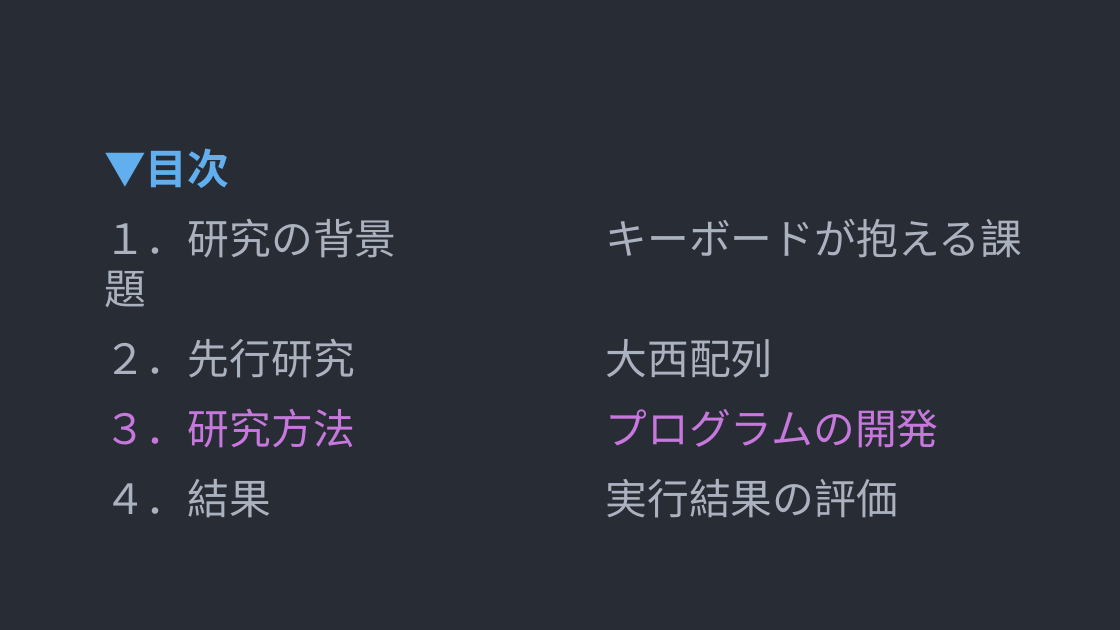
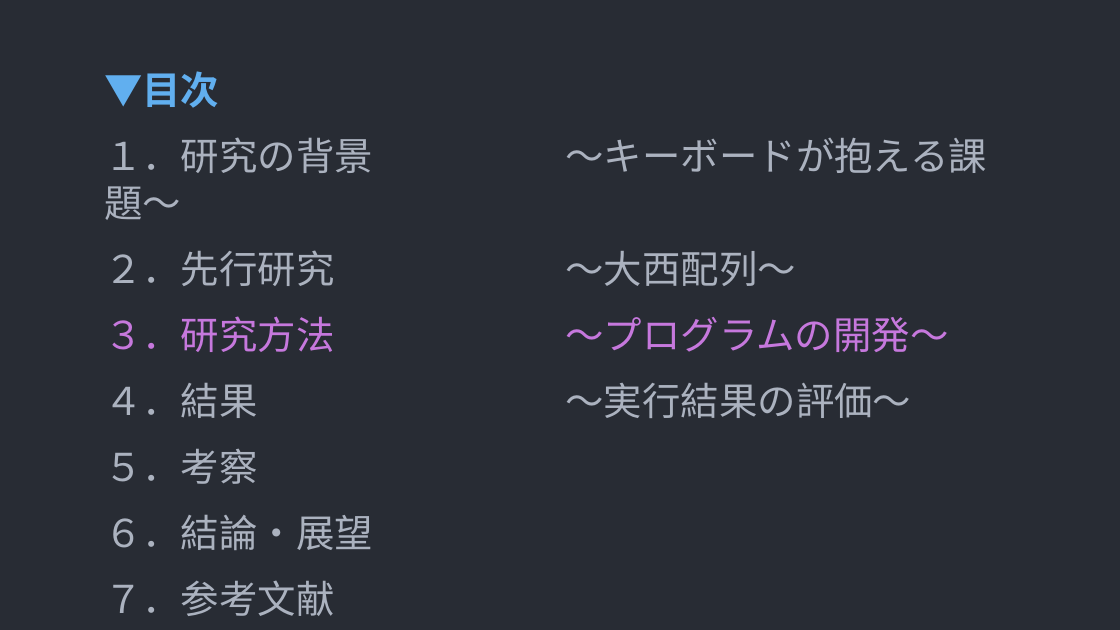
Before and after one commit to yuichiro-kurose/keyboard, a slide deck: slide 2 of docs/最終発表.odp. Drawn at 1120x630 pixels with LibreOffice and Linux fonts; fonts in the diff are those of the drawing. Boxes give left, top, right and bottom in pixels: in the first picture for what was removed or moved away, otherwise in the second. Text is boxed around its words. In the diff, an @@ line names an element or a change of style, - is before the commit and + after.

```diff
--- a/docs/最終発表.odp
+++ b/docs/最終発表.odp
@@ text "▼目次": place and size @@
-text "▼目次" at (104, 148, 1023, 518)
+text "▼目次" at (104, 71, 987, 550)
@@ text at (104, 71, 219, 108): size 29.6 to 27.2 pt in "▼目次" @@
@@ text at (104, 137, 987, 550): text changed; size 29.6 to 27.2 pt @@
-１．研究の背景 キーボードが抱える課題
-２．先行研究 大西配列
-３．研究方法 プログラムの開発
-４．結果 実行結果の評価
+１．研究の背景 〜キーボードが抱える課題〜
+２．先行研究 〜大西配列〜
+３．研究方法 〜プログラムの開発〜
+４．結果 〜実行結果の評価〜
+５．考察
+６．結論・展望
+７．参考文献
```
Also in this commit, not shown: 6 other slides changed, 10 slides added, 3 slides removed, 7 other files.
